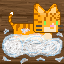
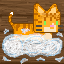
Comparing the layer stacks of the two 64 x 64 images. Changes:
painted on "Background" over left=9, top=3, right=61, bottom=35
